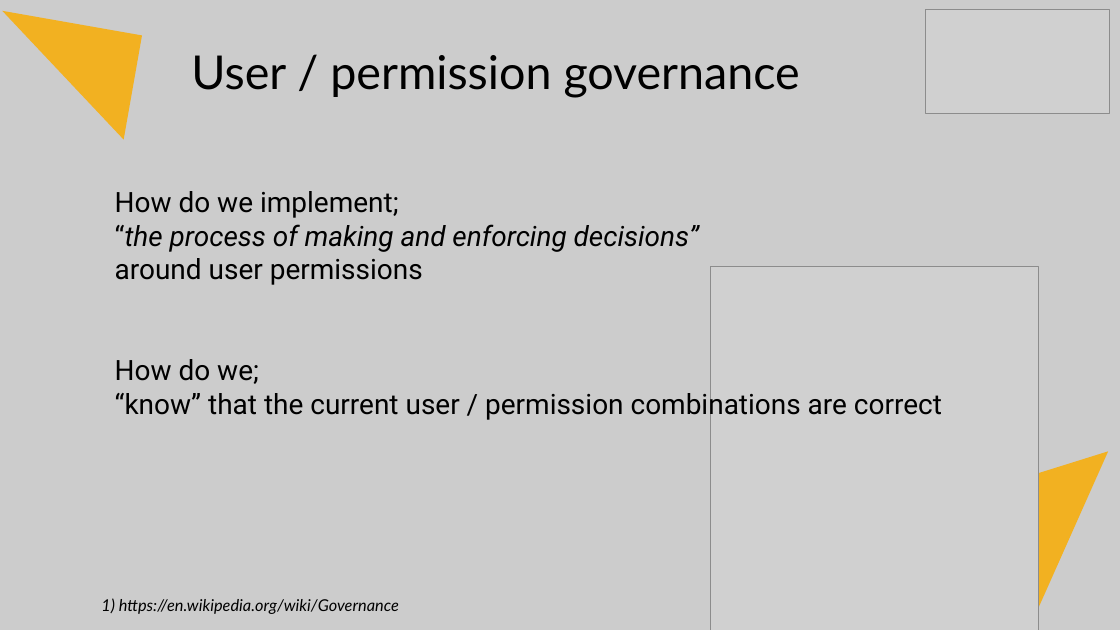
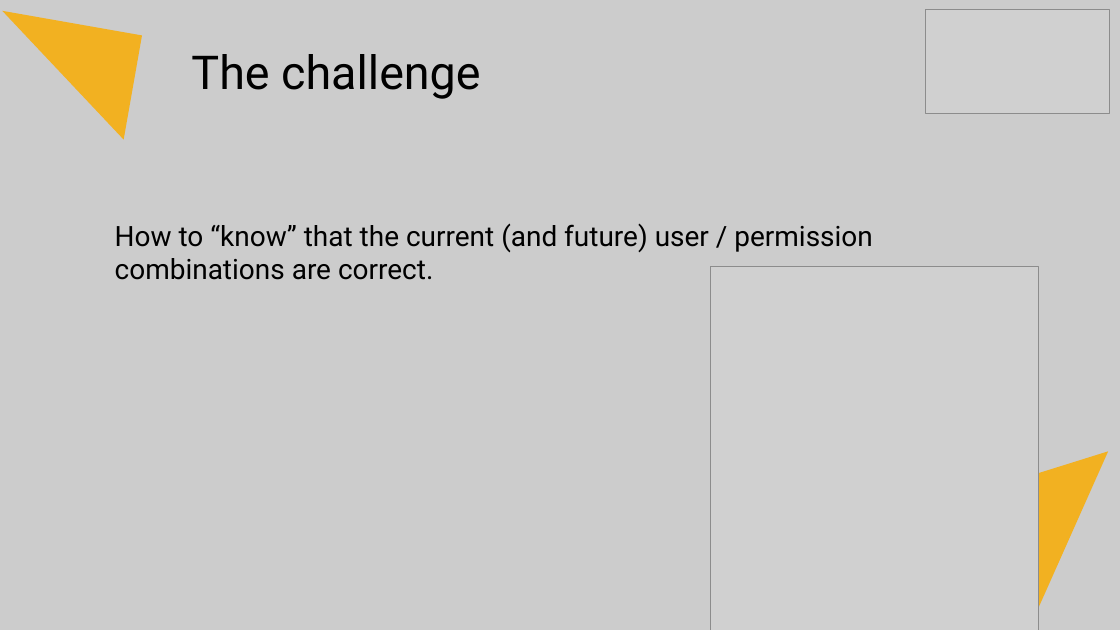
Before and after one commit to Fortigi/IdentityInsights, a slide deck: slide 14 of Presentation/Identity Insights.pptx (slide 11 before the commit). Drawn at 1120x630 pixels with LibreOffice and Linux fonts; fonts in the diff are those of the drawing; grey boxes stand for pictures. Boxes give left, top, right and bottom in pixels: in the first picture for what was removed or moved away, otherwise in the second. Text is boxed around its words. In the diff, an @@ line names an element or a change of style, - is before the commit and + after.

Commit message:
Presentation Update

```diff
--- a/Presentation/Identity Insights.pptx
+++ b/Presentation/Identity Insights.pptx
@@ text at box(191, 54, 480, 99): text changed; font Lato to Roboto @@
-User / permission governance
+The challenge
@@ text at box(115, 223, 873, 280): text changed @@
-How do we implement;
-“the process of making and enforcing decisions”
-around user permissions
-How do we;
-“know” that the current user / permission combinations are correct
+How to “know” that the current (and future) user / permission combinations are correct.
@@ text removed at box(101, 598, 399, 614) @@
-1) https://en.wikipedia.org/wiki/Governance
```
Also in this commit, not shown: 14 other slides changed, 16 slides added, 2 slides removed.
